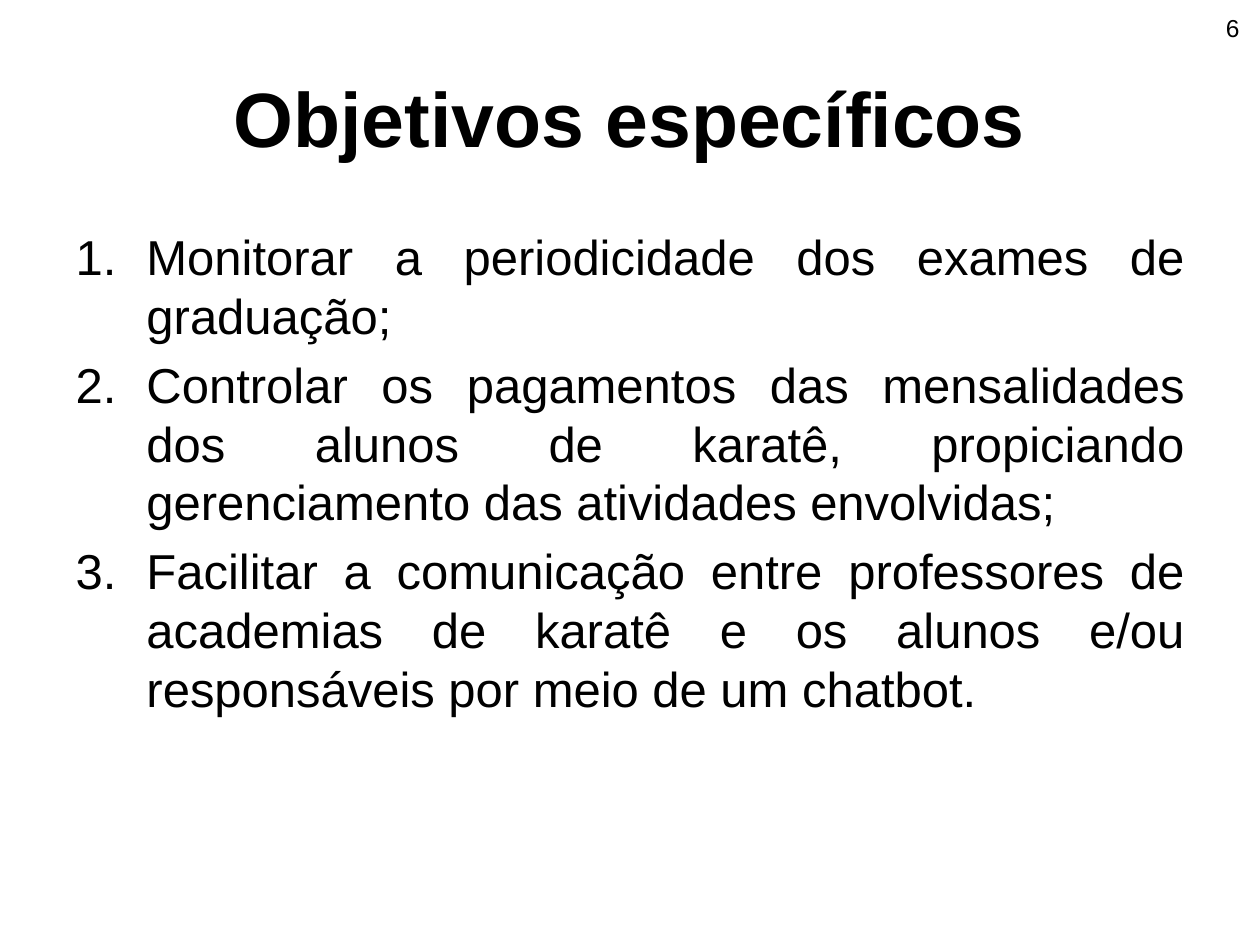
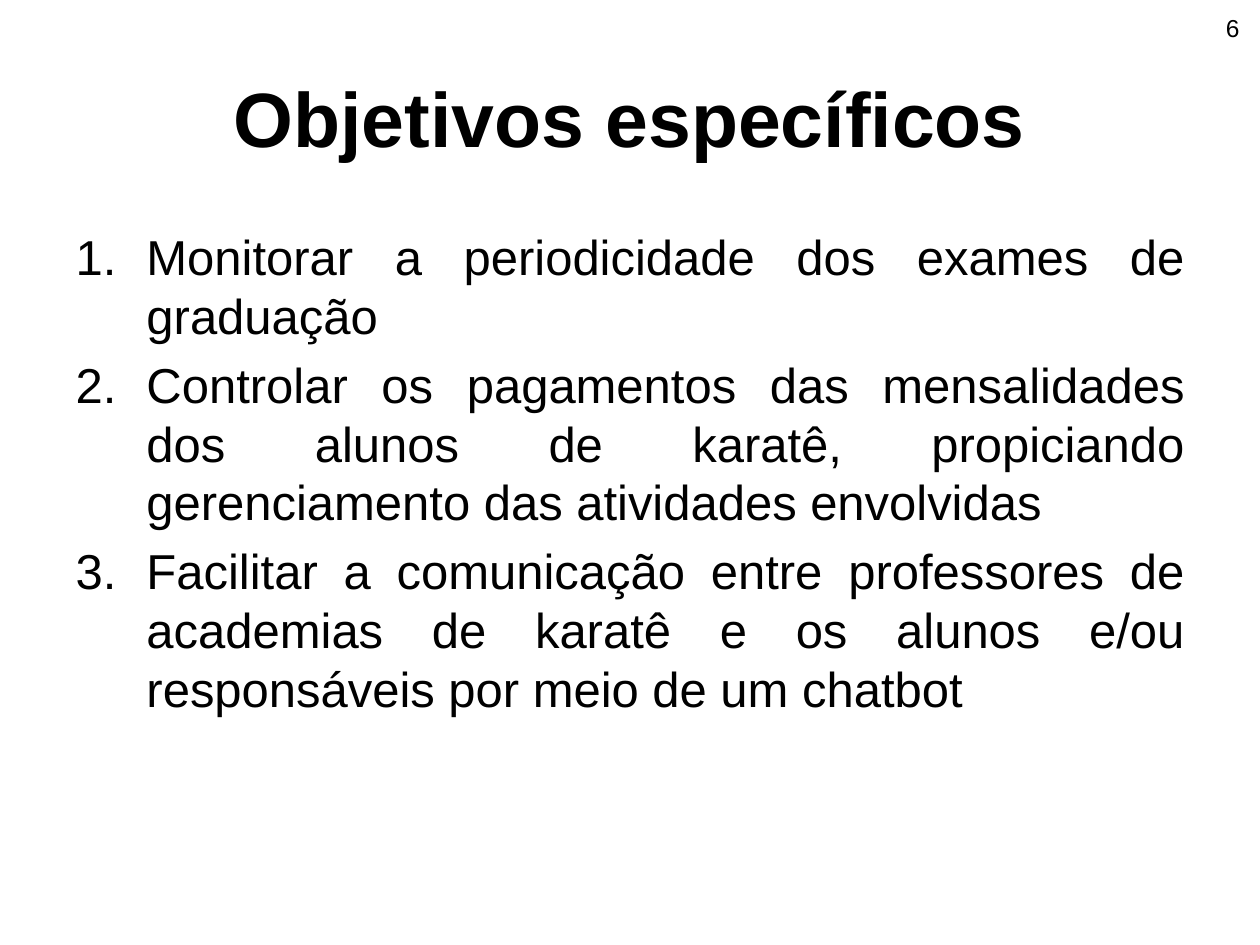
Before and after one commit to nicole-bauchspiess/TCC1, a slide deck: slide 6 of Apresentação Pré-projeto-BCC - Copia.pptx. Drawn at 1260x945 pixels with LibreOffice and Linux fonts; fonts in the diff are those of the drawing; background and template pictures are left out. Boxes give left, top, right and bottom in pixels: in the first picture for what was removed or moved away, otherwise in the second. Text is boxed around its words. In the diff, an @@ line names an element or a change of style, - is before the commit and + after.

```diff
--- a/Apresentação Pré-projeto-BCC - Copia.pptx
+++ b/Apresentação Pré-projeto-BCC - Copia.pptx
@@ text at (146,239,1184,717): text changed @@
-1. Monitorar a periodicidade dos exames de graduação;
-2. Controlar os pagamentos das mensalidades dos alunos de karatê, propiciando gerenciamento das atividades envolvidas;
-3. Facilitar a comunicação entre professores de academias de karatê e os alunos e/ou responsáveis por meio de um chatbot.
+1. Monitorar a periodicidade dos exames de graduação
+2. Controlar os pagamentos das mensalidades dos alunos de karatê, propiciando gerenciamento das atividades envolvidas
+3. Facilitar a comunicação entre professores de academias de karatê e os alunos e/ou responsáveis por meio de um chatbot
```
Also in this commit, not shown: 6 other slides changed, 3 slides added, 11 other files.
